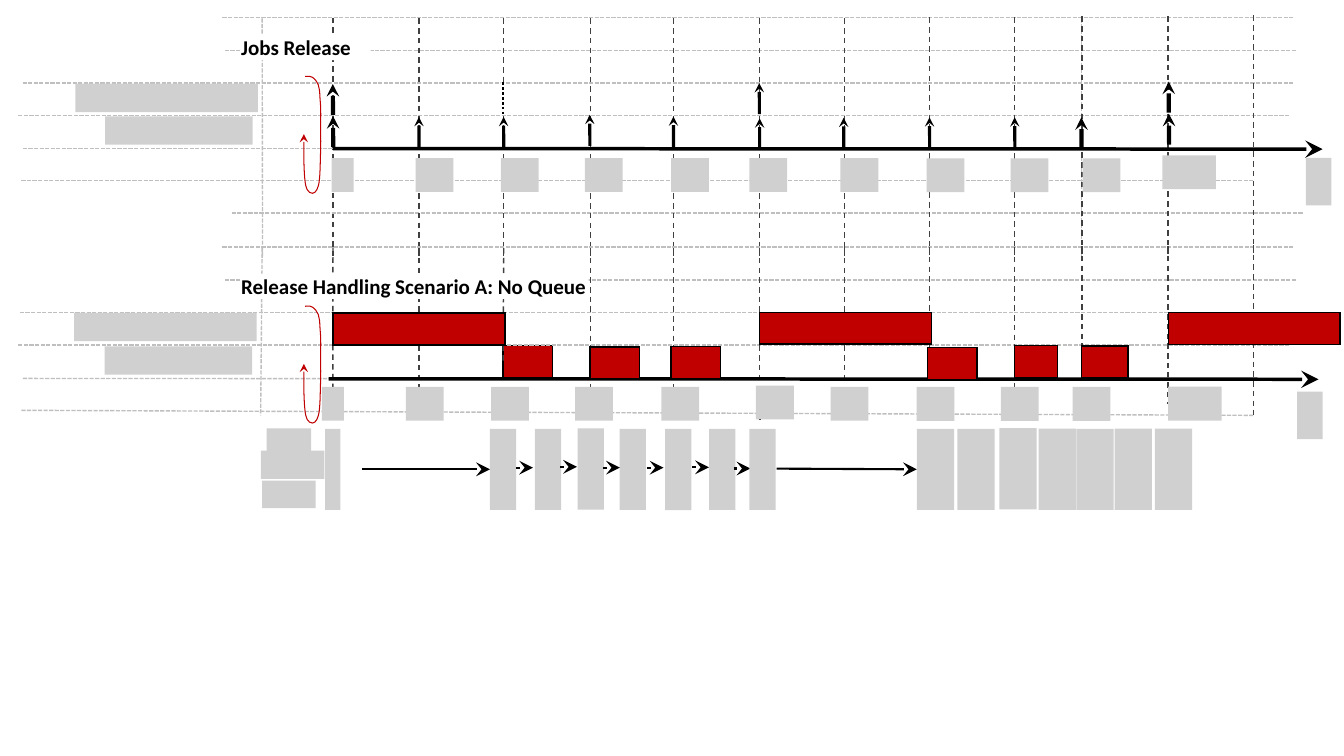
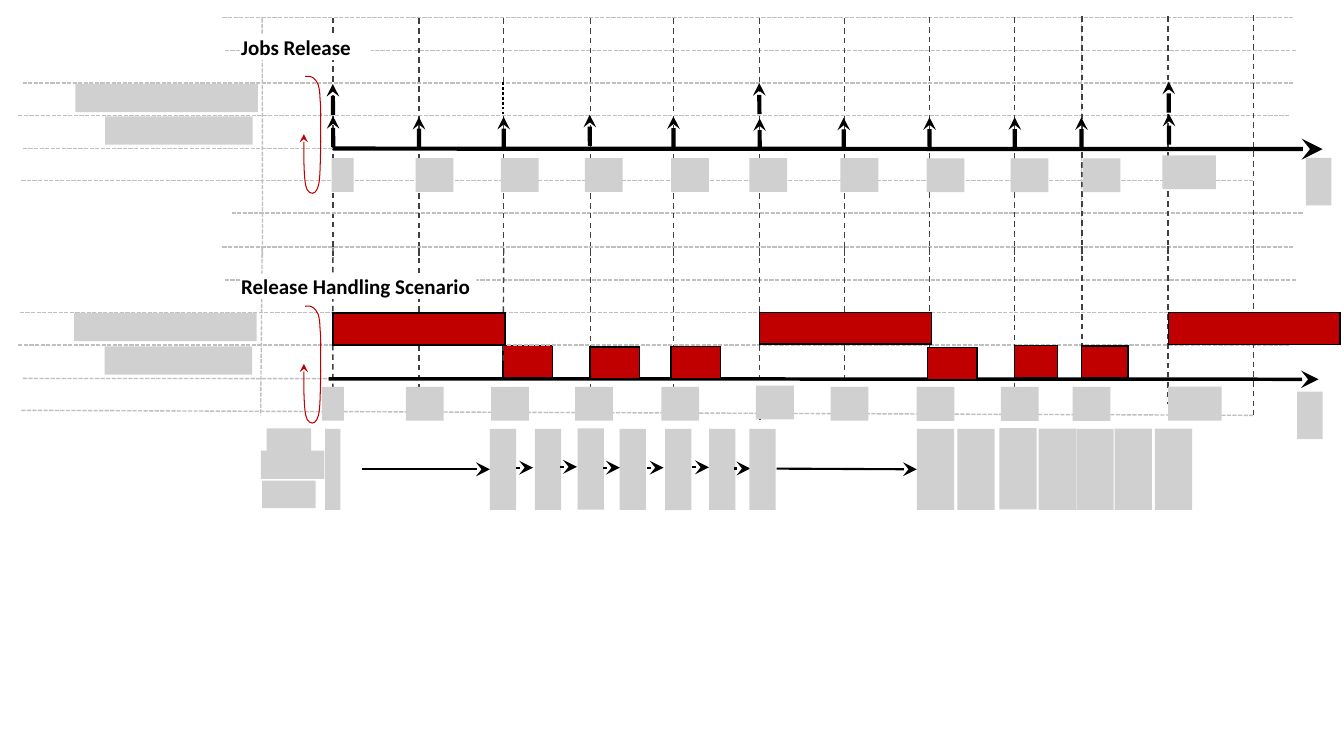
Before and after one commit to Spectre113/RTS-diploma, a slide deck: slide 6 of materials/system_model_figs.pptx. Drawn at 1344x756 pixels with LibreOffice and Linux fonts; fonts in the diff are those of the drawing; grey boxes stand for pictures; background and template pictures are left out. Boxes give left, top, right and bottom in pixels: in the first picture for what was removed or moved away, otherwise in the second. Text is boxed around its words. In the diff, an @@ line names an element or a change of style, - is before the commit and + after.

Commit message:
fix: system model arrows width

```diff
--- a/materials/system_model_figs.pptx
+++ b/materials/system_model_figs.pptx
@@ arrow (759, 114) - (759, 83): stroke #000000 2.25 pt to #000000 3 pt @@
@@ arrow (419, 148) - (419, 117): stroke #000000 2.25 pt to #000000 3 pt @@
@@ arrow (504, 148) - (504, 117): stroke #000000 2.25 pt to #000000 3 pt @@
@@ arrow (590, 146) - (590, 115): stroke #000000 2.25 pt to #000000 3 pt @@
@@ arrow (674, 147) - (674, 117): stroke #000000 2.25 pt to #000000 3 pt @@
@@ arrow (760, 149) - (760, 118): stroke #000000 2.25 pt to #000000 3 pt @@
@@ arrow (844, 149) - (844, 118): stroke #000000 2.25 pt to #000000 3 pt @@
@@ arrow (930, 148) - (930, 117): stroke #000000 2.25 pt to #000000 3 pt @@
@@ arrow (1015, 148) - (1015, 117): stroke #000000 2.25 pt to #000000 3 pt @@
@@ arrow (333, 148) - (1323, 149): stroke #000000 2.5 pt to #000000 3 pt @@
@@ text at (241, 279, 470, 301): text changed @@
-Release Handling Scenario A: No Queue
+Release Handling Scenario
```
